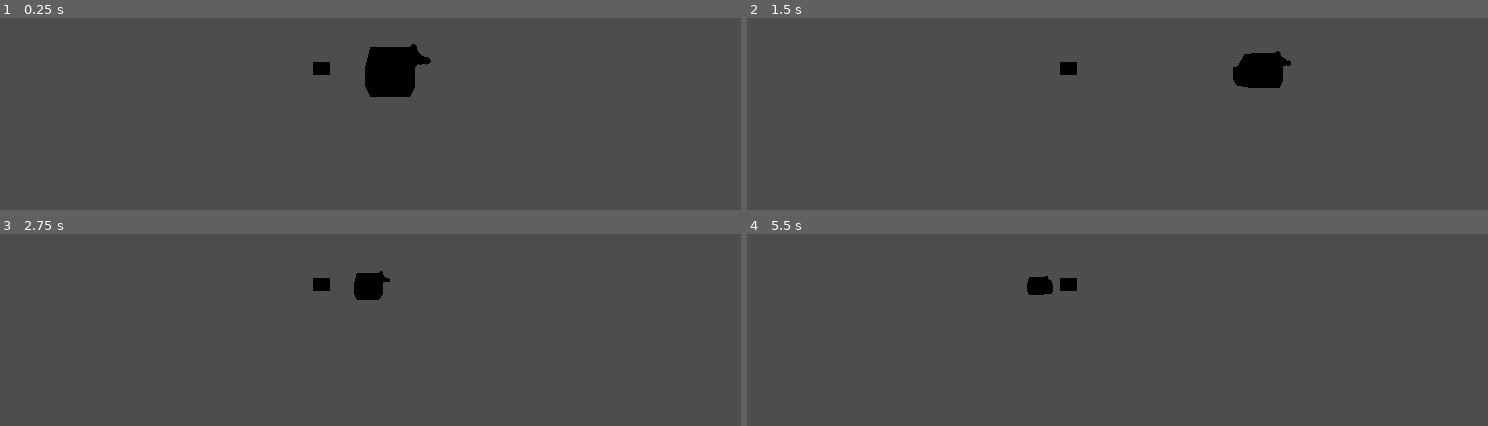
Above: before the commit, frames 1-4 (two rows, left to right).
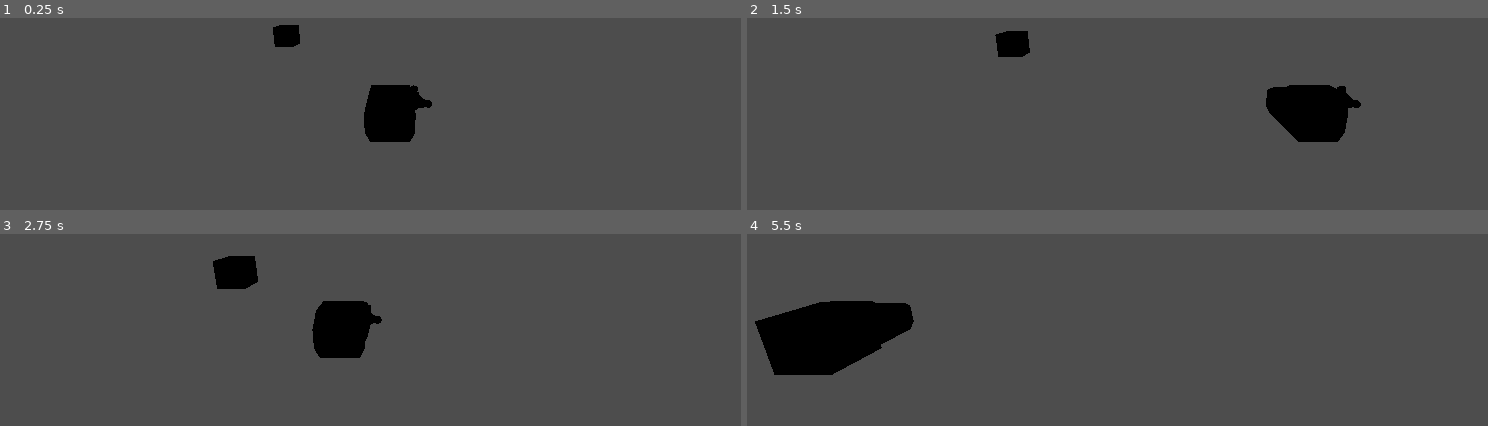
Above: after the commit, the same moments.

Repository: the-g-force/ClownTown
Game: Godot game, scene res://world.tscn
Same seed, same stepped clock (60 frames per second), same inputs: the game is played once before the commit and once after it.
Inputs:
- Up to frame 1 (0.25 s): no input
- Up to frame 2 (1.5 s): tap Enter at 0.5 s; hold D (move_right) 0.53-1.28 s; hold A (move_left) from 1.28 s (still down)
- Up to frame 3 (2.75 s): release A (move_left) at 2.03 s; hold D (move_right) from 2.03 s (still down)
- Up to frame 4 (5.5 s): release D (move_right) at 3.53 s; hold A (move_left) from 3.53 s (still down)

The runs differ from the first frame. In frame 1, 3.7% of the frame differs, in the area x 36-59%, y 3-65%; in frame 2, 4.7%; in frame 3, 3.8%; in frame 4, 6.4%, in the area x 1-45%, y 21-74%.

Commit message:
Put camera in world

Diff:
--- a/project/world.tscn
+++ b/project/world.tscn
@@ -1,24 +1,32 @@
-[gd_scene load_steps=4 format=3 uid="uid://pog1f6cctk83"]
+[gd_scene load_steps=6 format=3 uid="uid://pog1f6cctk83"]
 
 [ext_resource type="PackedScene" uid="uid://dbhexktlm6ox4" path="res://player/player.tscn" id="1_8wopq"]
+[ext_resource type="Script" path="res://player_follow_camera.gd" id="2_inu3m"]
+
+[sub_resource type="StandardMaterial3D" id="StandardMaterial3D_xpiwl"]
+albedo_color = Color(1, 0, 0, 1)
 
 [sub_resource type="BoxMesh" id="BoxMesh_x7a3a"]
+material = SubResource("StandardMaterial3D_xpiwl")
 
 [sub_resource type="BoxShape3D" id="BoxShape3D_svaw5"]
 
 [node name="World" type="Node3D"]
 
 [node name="Player" parent="." instance=ExtResource("1_8wopq")]
-
-[node name="Camera3D" type="Camera3D" parent="."]
-transform = Transform3D(1, 0, 0, 0, 1, 0, 0, 0, 1, 0, 0, 6.14931)
+transform = Transform3D(1, 0, 0, 0, 1, 0, 0, 0, 1, 0, 0, -0.0011673)
 
 [node name="MeshInstance3D" type="MeshInstance3D" parent="."]
-transform = Transform3D(1, 0, 0, 0, 1, 0, 0, 0, 1, -6, 0, -16.452)
+transform = Transform3D(1, 0, 0, 0, 1, 0, 0, 0, 1, -6, 0, -10.0313)
 mesh = SubResource("BoxMesh_x7a3a")
 
 [node name="StaticBody3D" type="StaticBody3D" parent="MeshInstance3D"]
 
 [node name="CollisionShape3D" type="CollisionShape3D" parent="MeshInstance3D/StaticBody3D"]
-transform = Transform3D(1, 0, 0, 0, 1, 0, 0, 0, 1, 0, 0, 6.62686)
 shape = SubResource("BoxShape3D_svaw5")
+
+[node name="Camera3D" type="Camera3D" parent="." node_paths=PackedStringArray("player")]
+transform = Transform3D(1, 0, 0, 0, 0.965926, 0.258819, 0, -0.258819, 0.965926, 0, 2.34962, 6.14931)
+current = true
+script = ExtResource("2_inu3m")
+player = NodePath("../Player")
